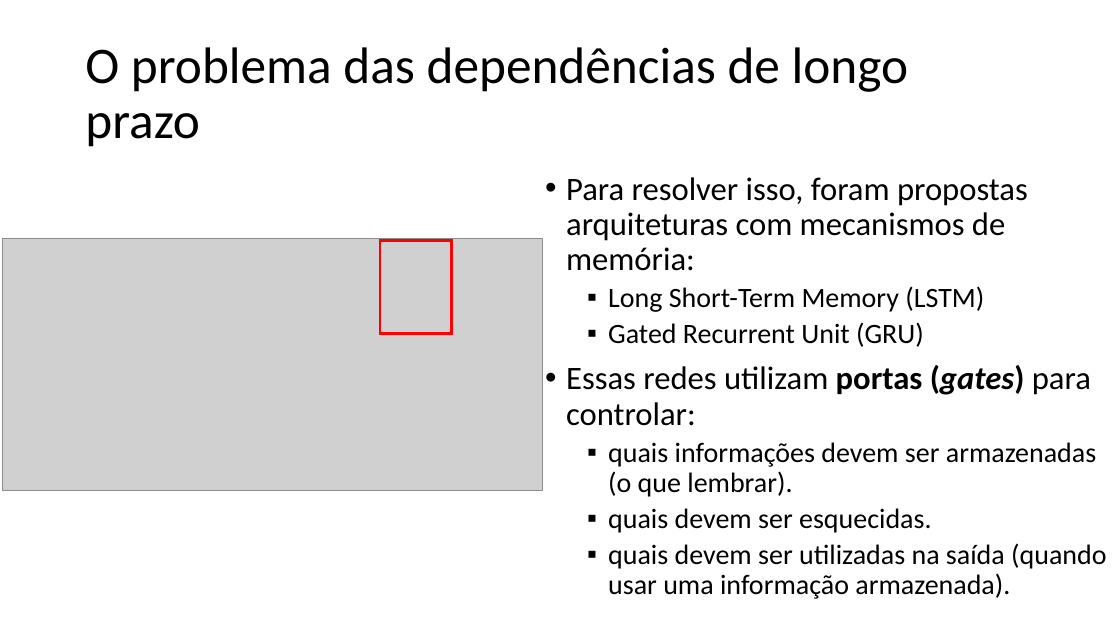
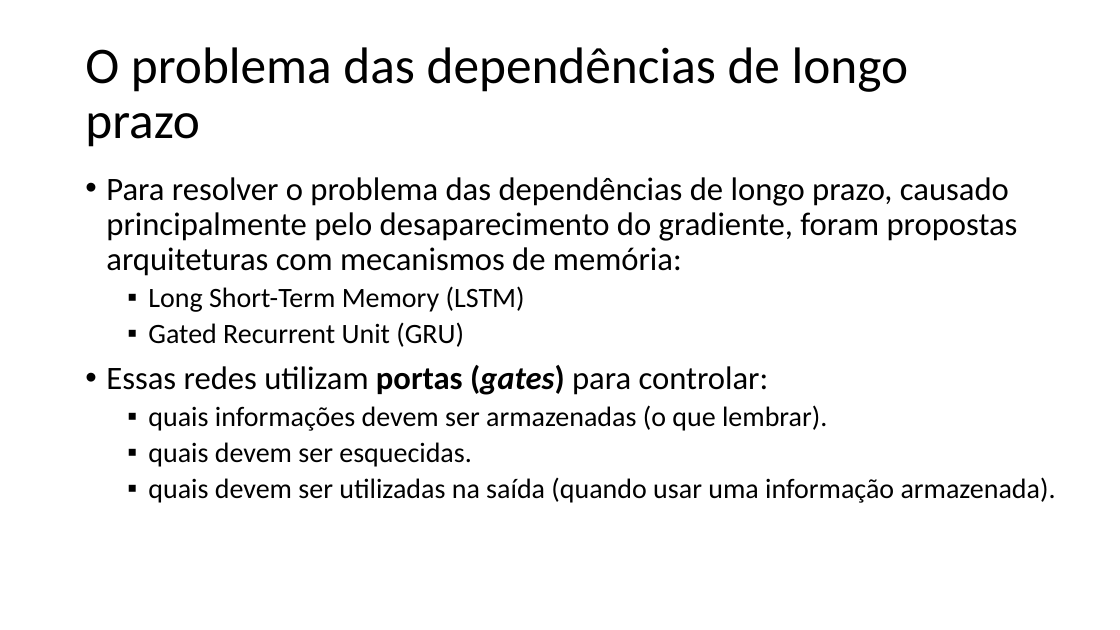
Before and after one commit to zz4fap/c24_inteligencia_artificial, a slide deck: slide 43 of slides/C24_RNN.pptx. Drawn at 1120x630 pixels with LibreOffice and Linux fonts; fonts in the diff are those of the drawing; grey boxes stand for pictures. Boxes give left, top, right and bottom in pixels: in the first picture for what was removed or moved away, otherwise in the second. Text is boxed around its words. In the diff, an @@ line names an element or a change of style, - is before the commit and + after.

```diff
--- a/slides/C24_RNN.pptx
+++ b/slides/C24_RNN.pptx
@@ text "Para resolver o problema das ...": place and size @@
-text "Para resolver o problema das ..." at bbox=[566, 177, 1106, 599]
+text "Para resolver o problema das ..." at bbox=[106, 177, 1056, 503]
@@ text at bbox=[106, 177, 1018, 276]: text changed @@
-• Para resolver isso, foram propostas arquiteturas com mecanismos de memória:
+• Para resolver o problema das dependências de longo prazo, causado principalmente pelo desaparecimento do gradiente, foram propostas arquiteturas com mecanismos de memória:
@@ picture removed at bbox=[3, 239, 544, 491] @@
@@ rectangle removed at bbox=[380, 240, 451, 334] @@
```
Also in this commit, not shown: 4 other slides changed, 1 slide added.
